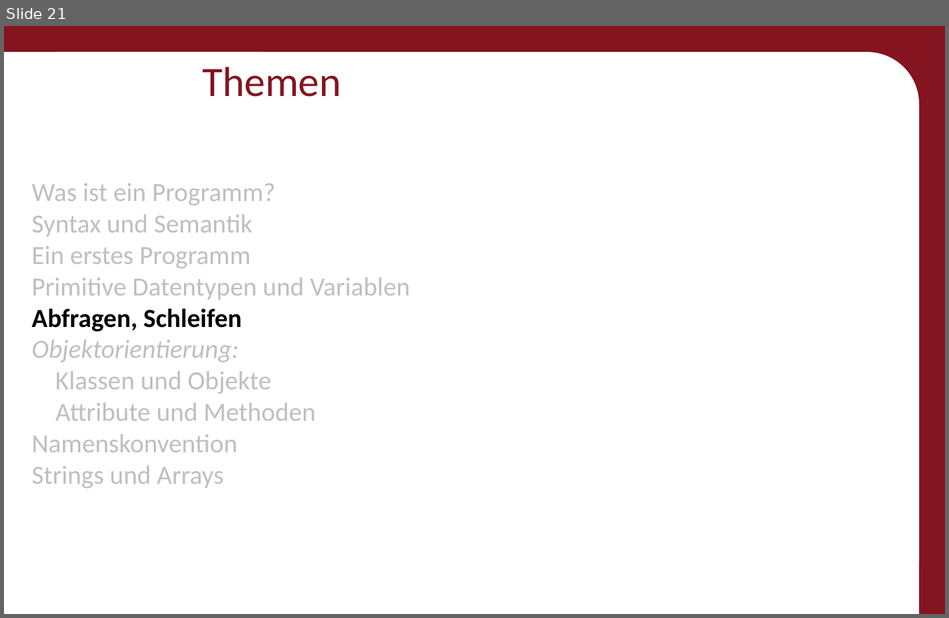
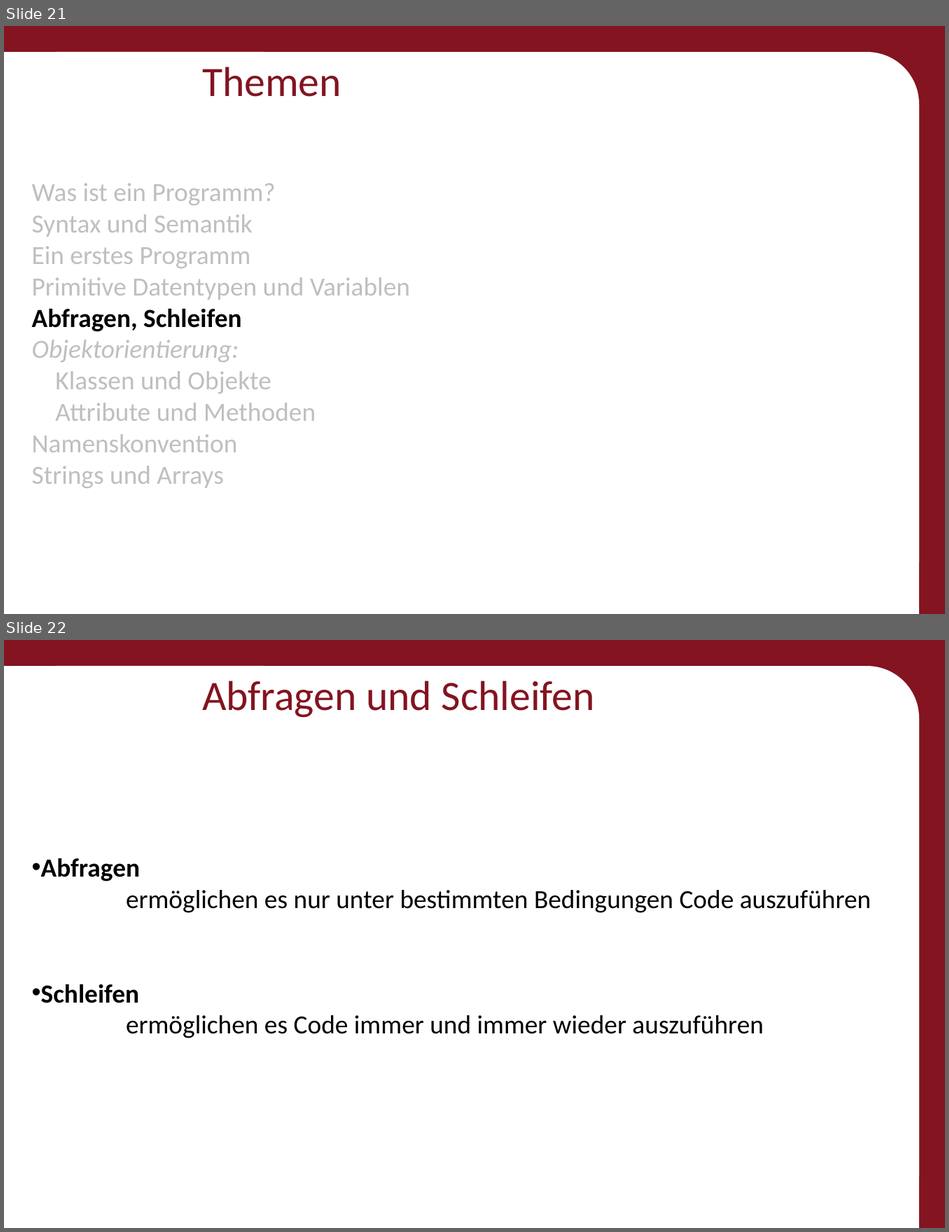
Before and after one commit to Roboscope/java-with-nao, a slide deck: Präsentationen/Anfänger - Java mit NAO.pptx. Shown one above the other, each under a label of ours: slide 21 before the commit, slides 21 and 22 after it. The pictures are 949x618 and 949x1232 pixels, drawn with LibreOffice and Linux fonts; fonts in the diff are those of the drawing; background and template pictures are left out. Boxes give left, top, right and bottom in pixels: in the first picture for what was removed or moved away, otherwise in the second. Text is boxed around its words. In the diff, an @@ line names an element or a change of style, - is before the commit and + after.

```diff
--- a/Präsentationen/Anfänger - Java mit NAO.pptx
+++ b/Präsentationen/Anfänger - Java mit NAO.pptx
@@ slide 22 added at (4, 640, 945, 1228), background #831420; not listed: 3 template elements that a slide beside it also shows @@
@@ title added at (202, 681, 595, 718), 32 pt, text #831420 @@
+Abfragen und Schleifen
@@ text added at (41, 858, 871, 1038), 20 pt, text #000000 @@
+• Abfragen
+ermöglichen es nur unter bestimmten Bedingungen Code auszuführen
+• Schleifen
+ermöglichen es Code immer und immer wieder auszuführen
```
Also in this commit, not shown: 8 slides changed, 8 other slides added, 25 other files.
